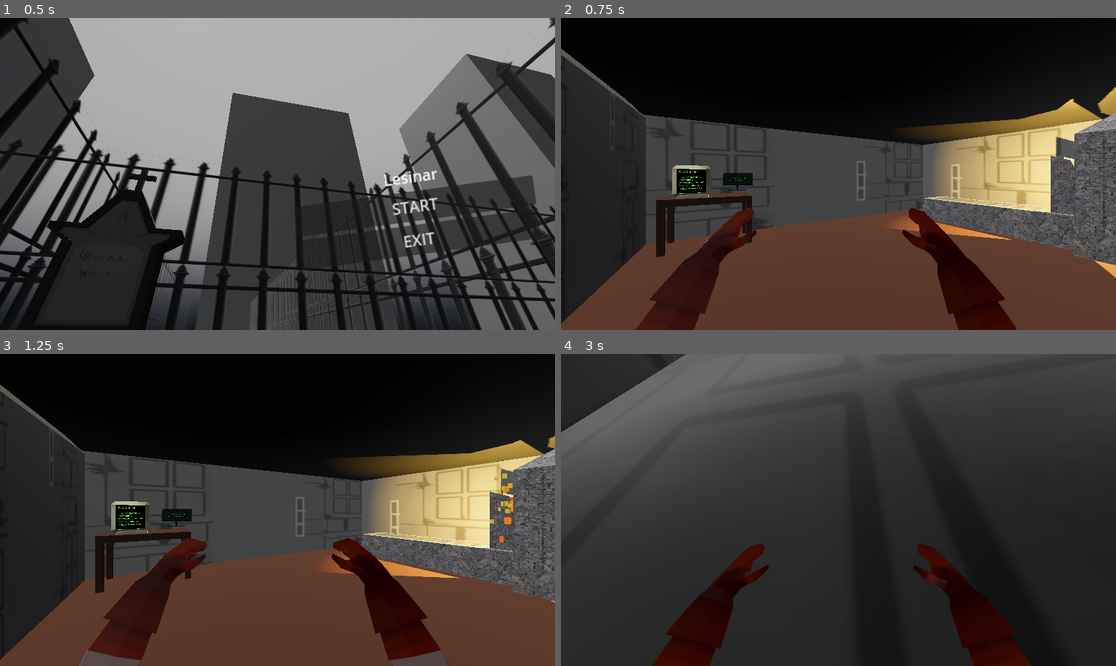
Above: before the commit, frames 1-4 (two rows, left to right).
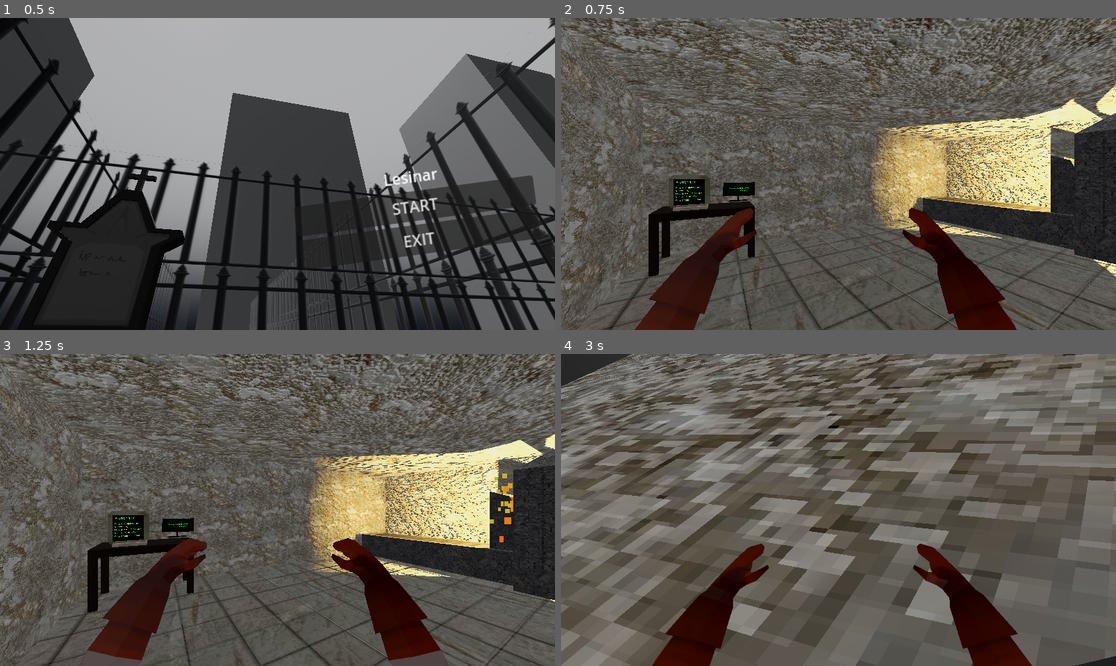
Above: after the commit, the same moments.

Repository: senseibobo/lesinar
Game: Godot game, scene res://menu/menu.tscn
Two runs of this game, one before a commit and one after it. Both use one fixed random seed, a clock stepped at 60 frames per second and the inputs below.
Inputs (mouse positions are in pixels of both pictures, inside the frame that each line leads up to):
- Up to frame 1 (0.5 s): no input
- Up to frame 2 (0.75 s): click "START" at 0.5 s
- Up to frame 3 (1.25 s): no input
- Up to frame 4 (3 s): move the mouse to (866, 510) at 1.27 s; hold W (up) from 1.28 s (still down); tap E (interact) at 1.35, 2.85 s; move the mouse to (810, 510) at 2.02 s; click (810, 510) at 2.1 s; move the mouse to (849, 503) at 2.77 s

Frame 1 is identical in both runs. In frame 2, 84% of the frame differs, in the area x 0-100%, y 0-100%; in frame 3, 83%; in frame 4, 84%.

Commit message:
kuca malterisana bosanac

Diff:
--- /dev/null
+++ b/kuca/kuca2/kuca_2.tscn
@@ -0,0 +1,24 @@
+[gd_scene load_steps=5 format=3 uid="uid://l2nq24w7wi5u"]
+
+[ext_resource type="PackedScene" uid="uid://mdor1nos30px" path="res://kuca/kuca2/kuca.glb" id="1_q7tj5"]
+[ext_resource type="Texture2D" uid="uid://cyajd5rh2da6x" path="res://kuca/kuca2/kuca_malter.png" id="2_5nunc"]
+[ext_resource type="Texture2D" uid="uid://bvf8h684apnjp" path="res://kuca/kuca2/kuca_malter_normal.png" id="3_pji1g"]
+
+[sub_resource type="StandardMaterial3D" id="StandardMaterial3D_rakne"]
+resource_name = "malter"
+cull_mode = 2
+albedo_texture = ExtResource("2_5nunc")
+roughness = 0.5
+normal_enabled = true
+normal_scale = 0.7
+normal_texture = ExtResource("3_pji1g")
+texture_filter = 2
+
+[node name="kuca2" instance=ExtResource("1_q7tj5")]
+
+[node name="kuca" parent="." index="0"]
+transform = Transform3D(0.4, 0, 0, 0, 0, -0.4, 0, 0.4, 0, -7.3001, -5.19567, 8.48237)
+surface_material_override/0 = SubResource("StandardMaterial3D_rakne")
+
+[node name="@StaticBody3D@22914" parent="." index="1"]
+transform = Transform3D(0.4, 0, 0, 0, 0, -0.4, 0, 0.4, 0, -7.3001, -5.19567, 8.48237)
--- a/world/world.tscn
+++ b/world/world.tscn
@@ -25,6 +25,7 @@
 [ext_resource type="PackedScene" uid="uid://xh4yum047xsv" path="res://fioka/wide/wide_fioka.tscn" id="21_bpca4"]
 [ext_resource type="PackedScene" uid="uid://clijgwdg0b26j" path="res://tool_wall/tool_wall.tscn" id="21_o3nne"]
 [ext_resource type="Texture2D" uid="uid://brvujly23lesd" path="res://soba/kuca/zidFioke_zid.png" id="23_sstqh"]
+[ext_resource type="PackedScene" uid="uid://l2nq24w7wi5u" path="res://kuca/kuca2/kuca_2.tscn" id="24_llyeo"]
 
 [sub_resource type="ProceduralSkyMaterial" id="ProceduralSkyMaterial_v48ht"]
 sky_top_color = Color(0.95158, 0.95158, 0.95158, 1)
@@ -975,6 +976,7 @@
 
 [node name="DirectionalLight3D" type="DirectionalLight3D" parent="."]
 transform = Transform3D(0.199551, -0.959353, -0.199551, -0.357739, -0.260916, 0.89663, -0.912251, -0.107536, -0.395264, 12, 9, 0)
+shadow_enabled = true
 
 [node name="WorldEnvironment" type="WorldEnvironment" parent="."]
 environment = SubResource("Environment_skxy8")
@@ -1039,7 +1041,7 @@
 skeleton = NodePath("")
 
 [node name="ScoreDisplay" type="MeshInstance3D" parent="Kuca/KUCA" node_paths=PackedStringArray("score_label", "disposed_label", "graves_label", "area_label", "calories_label", "corpses_shredded_label")]
-transform = Transform3D(0, 0, 0.472339, 0, 0.472339, 0, -0.384379, 0, 0, -29.6759, 2.25638, 30.6414)
+transform = Transform3D(0, 0, 0.472339, 0, 0.472339, 0, -0.384379, 0, 3.55271e-15, -29.6759, 1.94836, 30.16)
 mesh = SubResource("ArrayMesh_np8h8")
 skeleton = NodePath("")
 script = ExtResource("11_my4ur")
@@ -1100,12 +1102,12 @@
 transform = Transform3D(1.24838, 0, 3.09463, 0, 3.25711, 0, -3.80279, 0, 1.01591, 1.6535, -0.670506, -2.69543)
 
 [node name="Cube_010" type="MeshInstance3D" parent="Kuca/KUCA"]
-transform = Transform3D(0, 0, 1.21676, 0, 0.104326, 0, -0.701622, 0, 0, -30.1629, 1.65433, 30.3148)
+transform = Transform3D(3.55271e-15, 0, 1.21676, 0, 0.104326, 0, -0.701622, 0, 0, -30.1629, 1.38205, 29.6415)
 mesh = SubResource("ArrayMesh_a7q6u")
 skeleton = NodePath("")
 
 [node name="Cube_011" type="MeshInstance3D" parent="Kuca/KUCA"]
-transform = Transform3D(0, 0, 0.391329, 0, 0.0407022, 0, 0.214613, 0, 0, -29.7634, 1.79435, 29.9177)
+transform = Transform3D(0, 0, 0.391329, 0, 0.0407022, 0, 0.214613, 0, 0, -29.7634, 1.52147, 29.4062)
 mesh = SubResource("ArrayMesh_7j1x5")
 skeleton = NodePath("")
 
@@ -1130,7 +1132,7 @@
 skeleton = NodePath("")
 
 [node name="Cube_016" type="MeshInstance3D" parent="Kuca/KUCA"]
-transform = Transform3D(-0.468184, 0, -8.82792e-07, 0, 1.09997, 0, 1.52554e-07, 0, -2.70927, -23.6252, 7.07956, 19.2222)
+transform = Transform3D(-0.468184, 0, -8.82792e-07, 0, 1.09997, 0, 1.52554e-07, 0, -2.70927, -23.6252, 7.23853, 19.2222)
 mesh = SubResource("ArrayMesh_v1bv2")
 skeleton = NodePath("")
 
@@ -1161,6 +1163,7 @@
 
 [node name="Cube_035" type="MeshInstance3D" parent="Kuca/KUCA"]
 transform = Transform3D(6.39988e-06, 0, -0.102574, 0, 2.88785, 0, 11.9302, 0, 5.50251e-08, -43.3803, 2.4939, 24.714)
+visible = false
 mesh = SubResource("ArrayMesh_6uxfn")
 skeleton = NodePath("")
 
@@ -1228,7 +1231,11 @@
 
 [node name="MeshInstance3D2" type="MeshInstance3D" parent="Kuca"]
 transform = Transform3D(-4.37114e-08, 1, 3.82137e-15, -4.37114e-08, 1.91069e-15, -1, -1, -4.37114e-08, 4.37114e-08, 12.0177, -0.0245121, 39.9907)
+visible = false
 mesh = SubResource("PlaneMesh_1xuxh")
+
+[node name="kuca2" parent="Kuca" instance=ExtResource("24_llyeo")]
+transform = Transform3D(-0.564906, 0, -5.37823e-08, 0, 0.317255, 0, 4.93857e-08, 0, -0.615198, 15.8334, 1.13731, 37.8197)
 
 [node name="Krematorijum" parent="." instance=ExtResource("5_m8om7")]
 transform = Transform3D(1, 0, 0, 0, 1, 0, 0, 0, 1, 16.9398, 0.588194, 41.1629)
Binary file added: kuca/kuca2/kuca.glb
Not shown, added: kuca/kuca2/kuca.glb.import
Binary file added: kuca/kuca2/kuca_malter.png
Not shown, added: kuca/kuca2/kuca_malter.png.import
Binary file added: kuca/kuca2/kuca_malter_normal.png
Not shown, added: kuca/kuca2/kuca_malter_normal.png.import
Binary file added: kuca/kuca2/kuca_tilestekstura.png
Not shown, added: kuca/kuca2/kuca_tilestekstura.png.import
Binary file added: kuca/kuca2/kuca_tilestekstura_normal.png
Not shown, added: kuca/kuca2/kuca_tilestekstura_normal.png.import
Not shown: 1 places in world/world.tscn that only renumber resources
